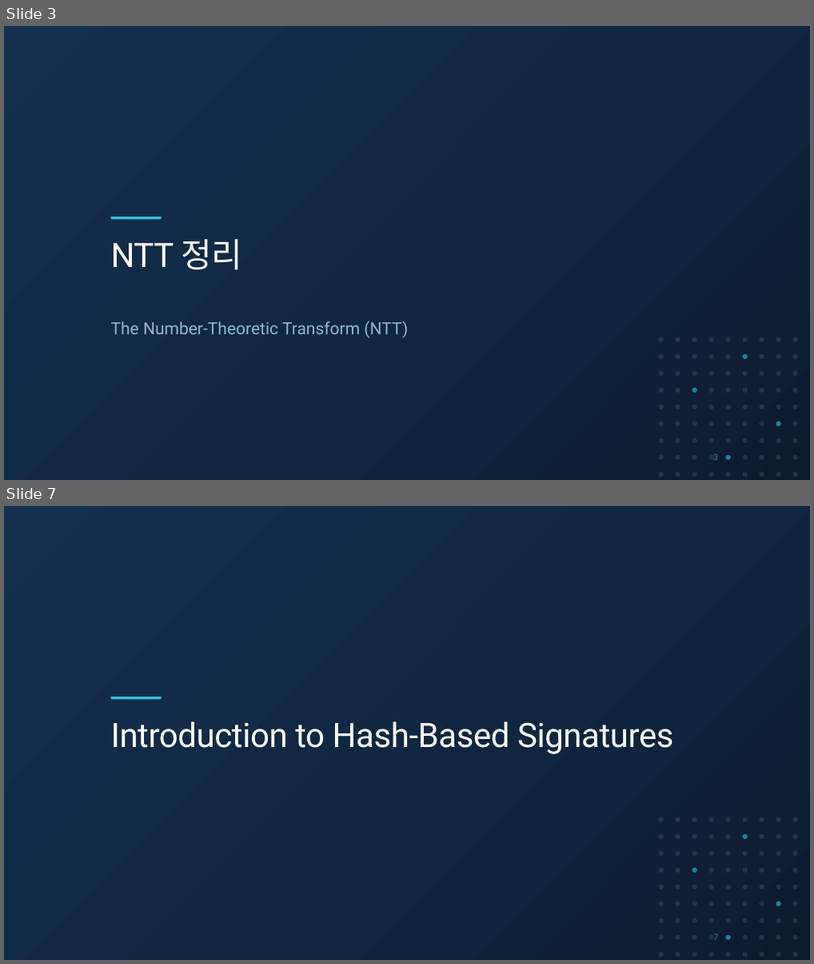
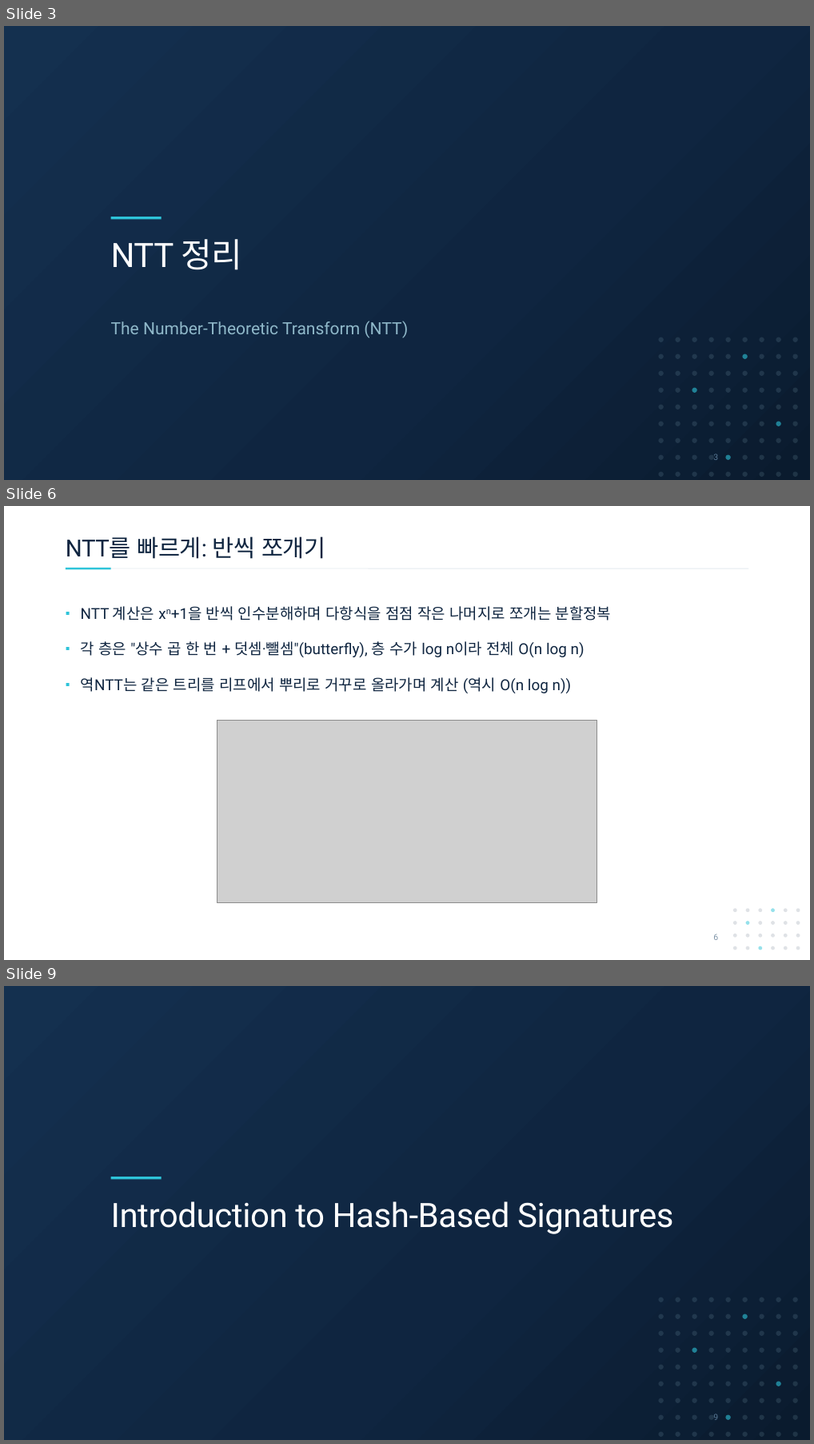
Before and after one commit to giyuubin/PQC, a slide deck: presentation/0903_14_Introduction-to-Hash-Based-Signatures.pptx. Shown one above the other, each under a label of ours: slides 3 and 7 before the commit, slides 3, 6 and 9 after it; the slides between them are not shown. The pictures are 814x964 and 814x1444 pixels, drawn with LibreOffice and Linux fonts; fonts in the diff are those of the drawing; grey boxes stand for pictures. Boxes give left, top, right and bottom in pixels: in the first picture for what was removed or moved away, otherwise in the second. Text is boxed around its words. In the diff, an @@ line names an element or a change of style, - is before the commit and + after.

```diff
--- a/presentation/0903_14_Introduction-to-Hash-Based-Signatures.pptx
+++ b/presentation/0903_14_Introduction-to-Hash-Based-Signatures.pptx
@@ slide 6 added at [4, 506, 810, 960], background #FFFFFF @@
@@ title added at [66, 536, 326, 559], 28 pt, text #0F2540 @@
+NTT를 빠르게: 반씩 쪼개기
@@ line added from (66, 568) to (750, 568), #E4EAF0 0.75 pt @@
@@ line added from (66, 568) to (111, 568), #2EC4D9 2.25 pt @@
@@ text added at [81, 606, 612, 693], 18 pt, text #0F2540 @@
+▪ NTT 계산은 xn+1을 반씩 인수분해하며 다항식을 점점 작은 나머지로 쪼개는 분할정복
+▪ 각 층은 "상수 곱 한 번 + 덧셈·뺄셈"(butterfly), 층 수가 log n이라 전체 O(n log n)
+▪ 역NTT는 같은 트리를 리프에서 뿌리로 거꾸로 올라가며 계산 (역시 O(n log n))
@@ picture added at [217, 720, 598, 902] @@
@@ page number added at [714, 933, 718, 940], 10 pt, text #7E94A8 @@
+6
@@ group added at [734, 908, 800, 949]: 24 ellipses @@
@@ what was slide 7 is now slide 9 @@
@@ page number at [714, 1413, 718, 1420]: text changed @@
-7
+9
```
Also in this commit, not shown: 3 slides changed, 1 other slide added.
